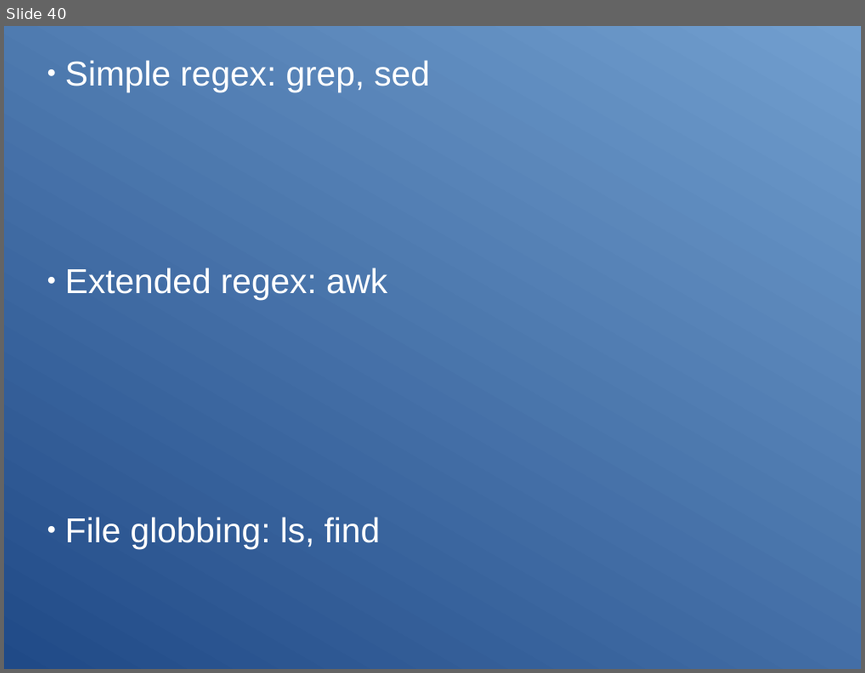
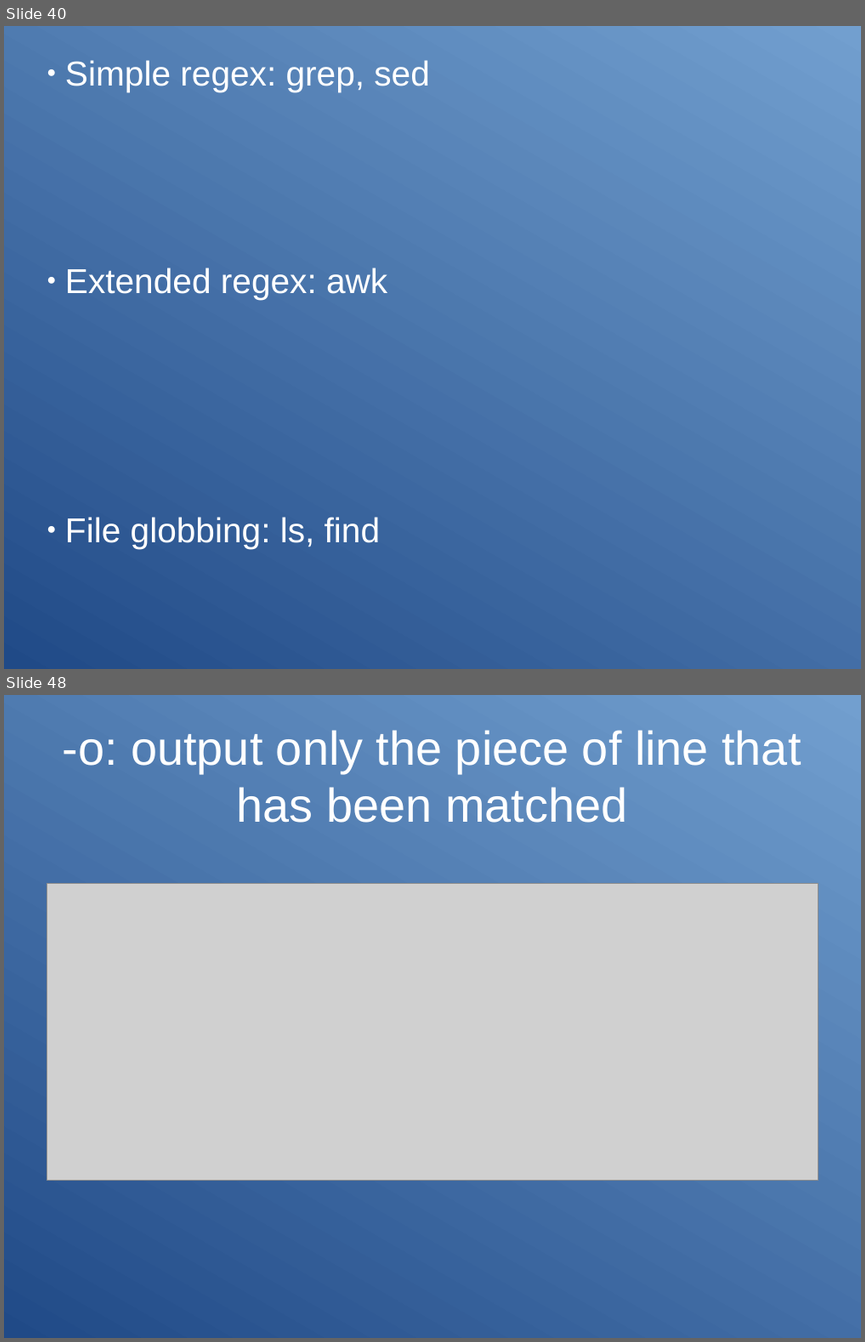
Before and after one commit to Clibre/An-introduction-to-bash, a slide deck: presentation.odp. Shown one above the other, each under a label of ours: slide 40 before the commit, slides 40 and 48 after it; the slides between them are not shown. The pictures are 865x673 and 865x1342 pixels, drawn with LibreOffice and Linux fonts; fonts in the diff are those of the drawing; grey boxes stand for pictures. Boxes give left, top, right and bottom in pixels: in the first picture for what was removed or moved away, otherwise in the second. Text is boxed around its words. In the diff, an @@ line names an element or a change of style, - is before the commit and + after.

```diff
--- a/presentation.odp
+++ b/presentation.odp
@@ slide 48 added at (4, 695, 861, 1338), background gradient #204A87 to #729FCF @@
@@ title added at (63, 730, 800, 823), 44 pt, text #FFFFFF @@
+-o: output only the piece of line that has been matched
@@ picture added at (46, 884, 818, 1180) @@
```
Also in this commit, not shown: 10 other slides added, 10 other files.
